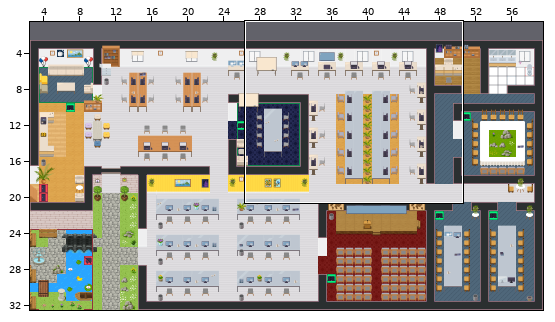
Two states of a Tiled map (JSON), GAD-office.tmj. The first picture is a wide view before the edit; the outline marks the close-up.
Close-up. The starting point:
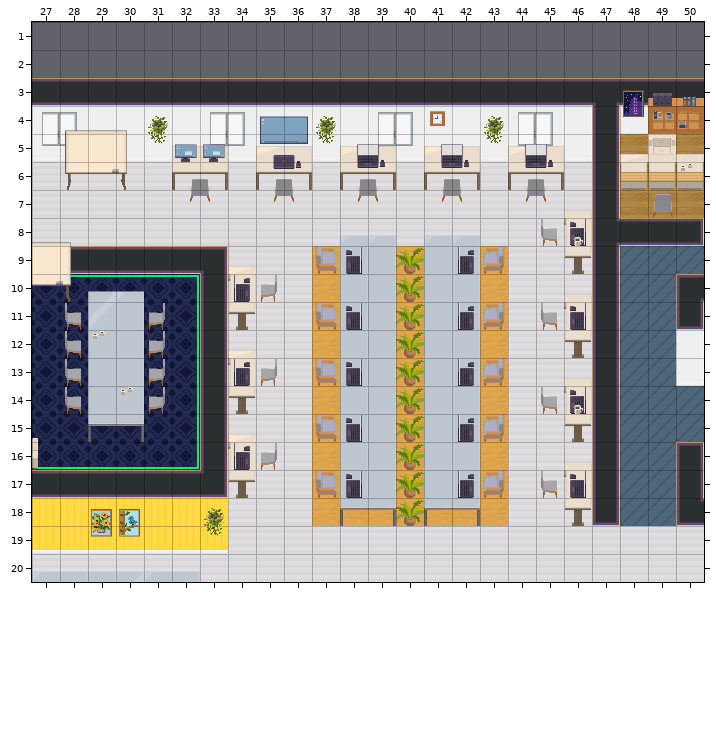
Cells are 32x32 px. Shown: x 27..50, y 1..20. The commit also changed other parts of the map, which this record leaves out.
The result:
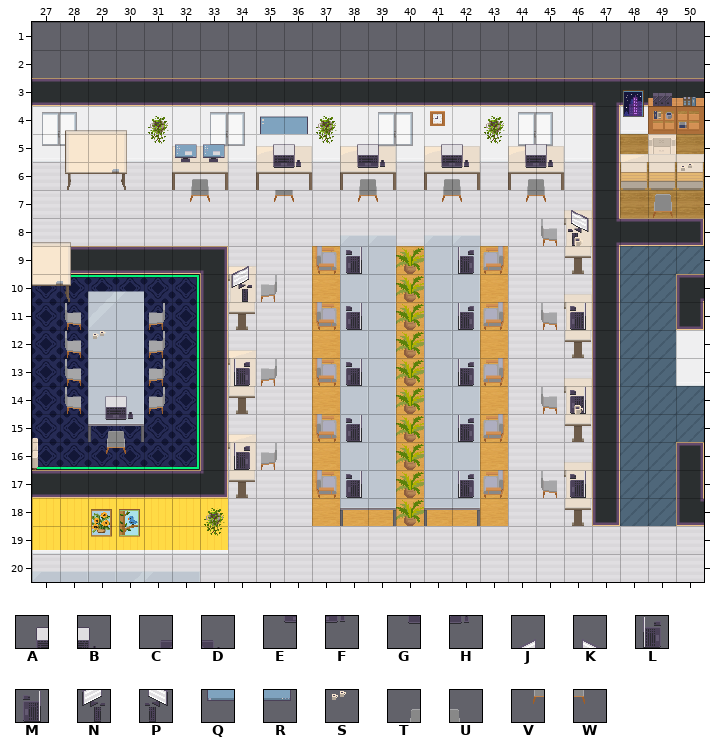
Key: from "WA_Miscellaneous": A 2, B 3, C 4, D 5, E 12, F 13, G 14, H 15, J 20, K 21, L 24, M 25, N 30, P 31, Q 50, R 52, S 58; from "WA_Seats": T 123, U 124, V 136, W 137.
_ is an empty cell.
From old to new:
Layer "furniture/furniture1":
y 15: x 29..30 __ -> TU
y 16: x 29..30 __ -> VW
Layer "furniture/furniture2":
y 5: x 35..36 QR -> AB
y 6: x 35..36 TU -> EF
y 7: x 46 _ -> K
y 8: x 46 M -> P
y 9: x 34 _ -> J
y 10: x 34 L -> N
Layer "furniture/furniture3":
y 5: x 35..36 CD -> AB
y 6: x 35..36 GH -> EF
y 14: x 29..30 _S -> AB
y 15: x 29..30 __ -> EF
Where, in picture pixels (left, top, right, bottom), the same in both close-ups:
changed: (260, 134, 308, 190)
changed: (568, 210, 589, 246)
changed: (231, 266, 252, 302)
changed: (105, 387, 134, 454)
